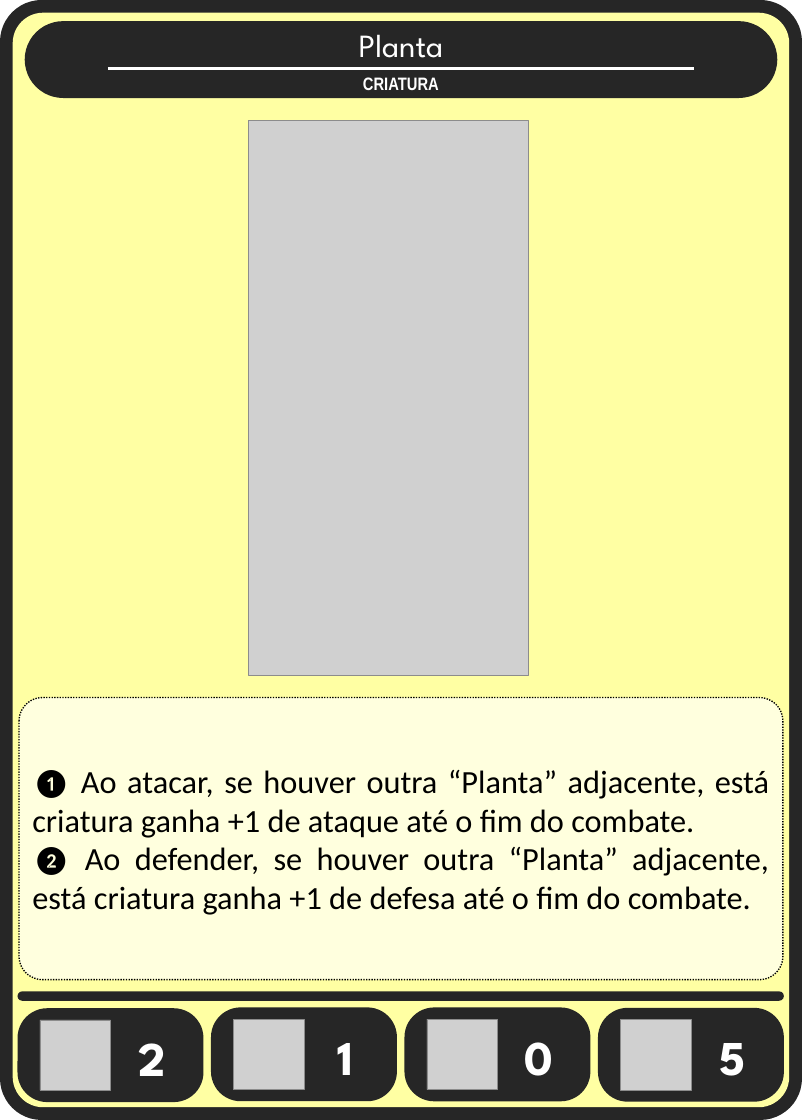
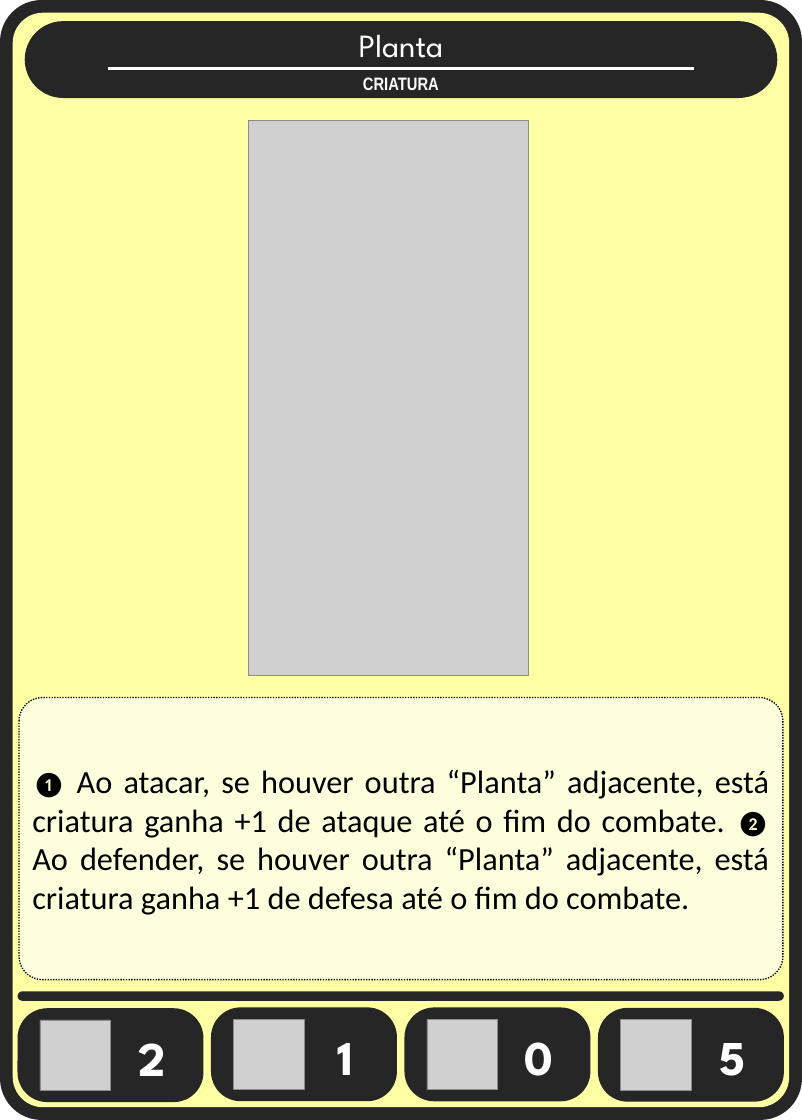
Before and after one commit to Aleyxom/Minimalist-Card-Game, a slide deck: slide 2 of slides tipos cartas/criaturas.pptx. Drawn at 802x1120 pixels with LibreOffice and Linux fonts; fonts in the diff are those of the drawing; grey boxes stand for pictures. Boxes give left, top, right and bottom in pixels: in the first picture for what was removed or moved away, otherwise in the second. Text is boxed around its words. In the diff, an @@ line names an element or a change of style, - is before the commit and + after.

```diff
--- a/slides tipos cartas/criaturas.pptx
+++ b/slides tipos cartas/criaturas.pptx
@@ text in rounded rectangle at [32,770,769,915]: text changed @@
-❶ Ao atacar, se houver outra “Planta” adjacente, está criatura ganha +1 de ataque até o fim do combate.
-❷ Ao defender, se houver outra “Planta” adjacente, está criatura ganha +1 de defesa até o fim do combate.
+❶ Ao atacar, se houver outra “Planta” adjacente, está criatura ganha +1 de ataque até o fim do combate. ❷ Ao defender, se houver outra “Planta” adjacente, está criatura ganha +1 de defesa até o fim do combate.
```
Also in this commit, not shown: 2 other slides changed, 5 other files.
